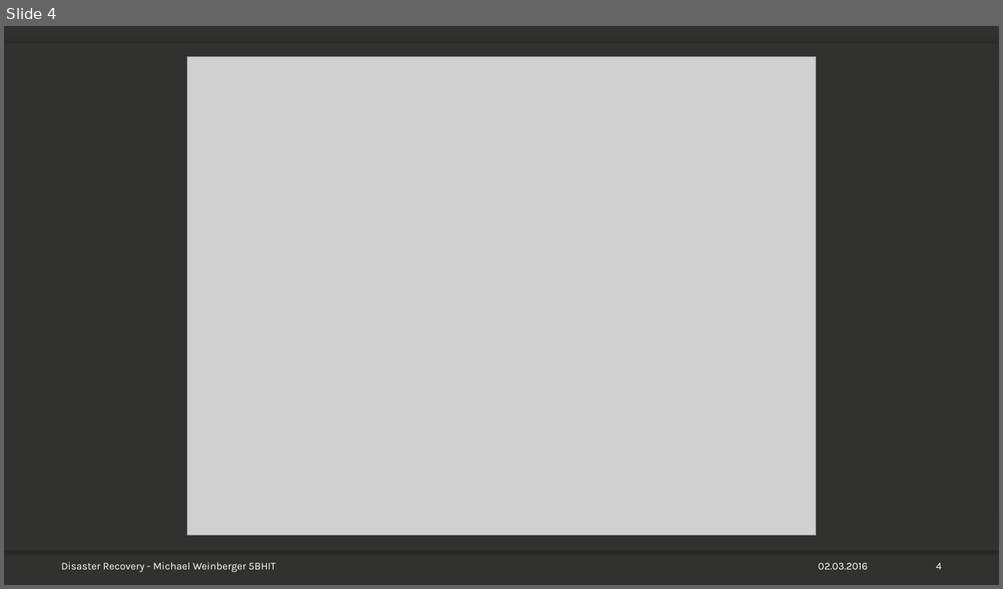
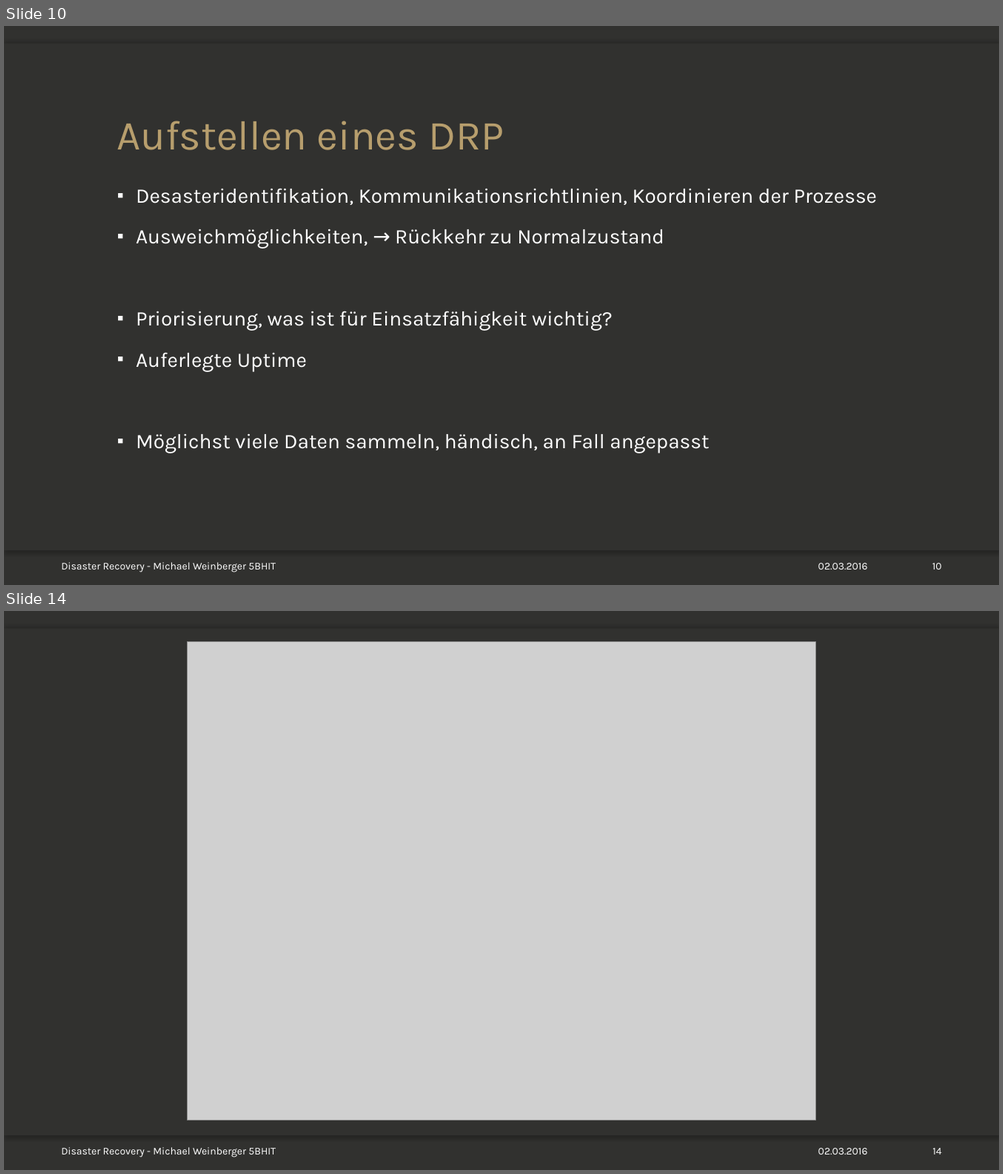
Before and after one commit to mweinberger-tgm/SYT-Referat, a slide deck: Disaster-Recovery_Weinb_5BHIT.pptx. Shown one above the other, each under a label of ours: slide 4 before the commit, slides 10 and 14 after it; the slides between them are not shown. The pictures are 1003x589 and 1003x1174 pixels, drawn with LibreOffice and Linux fonts; fonts in the diff are those of the drawing; grey boxes stand for pictures; background and template pictures are left out. Boxes give left, top, right and bottom in pixels: in the first picture for what was removed or moved away, otherwise in the second. Text is boxed around its words. In the diff, an @@ line names an element or a change of style, - is before the commit and + after.

```diff
--- a/Disaster-Recovery_Weinb_5BHIT.pptx
+++ b/Disaster-Recovery_Weinb_5BHIT.pptx
@@ slide 10 added at [4,26,999,585], background picture (left out); not listed: 3 template elements that a slide beside it also shows @@
@@ title added at [117,121,504,150], 40 pt, text #B79E6D @@
+Aufstellen eines DRP
@@ text added at [136,188,876,454], 20 pt, text #FFFFFF @@
+▪ Desasteridentifikation, Kommunikationsrichtlinien, Koordinieren der Prozesse
+▪ Ausweichmöglichkeiten, → Rückkehr zu Normalzustand
+▪ Priorisierung, was ist für Einsatzfähigkeit wichtig?
+▪ Auferlegte Uptime
+▪ Möglichst viele Daten sammeln, händisch, an Fall angepasst
@@ text added at [61,562,276,573], 10 pt, text #FFFFFF @@
+Disaster Recovery - Michael Weinberger 5BHIT
@@ text added at [818,563,868,570], 10 pt, text #FFFFFF @@
+02.03.2016
@@ page number added at [932,563,942,570], 10 pt, text #FFFFFF @@
+10
@@ what was slide 4 is now slide 14 @@
@@ page number at [932,1148,941,1155]: text changed @@
-4
+14
```
Also in this commit, not shown: 2 slides changed, 16 other slides added, 1 other file.
